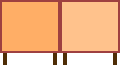
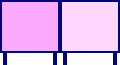
Two versions of the same layered image (120 × 65). Layer-by-layer changes:
painted on "Фигура 1 (копия)" over [60, 0, 120, 53]
painted on "Фигура 10 (копия) 11" over [63, 47, 117, 65]
painted on "Фигура 1" over [0, 0, 60, 53]
painted on "Фигура 10 (копия) 10" over [3, 47, 57, 65]
